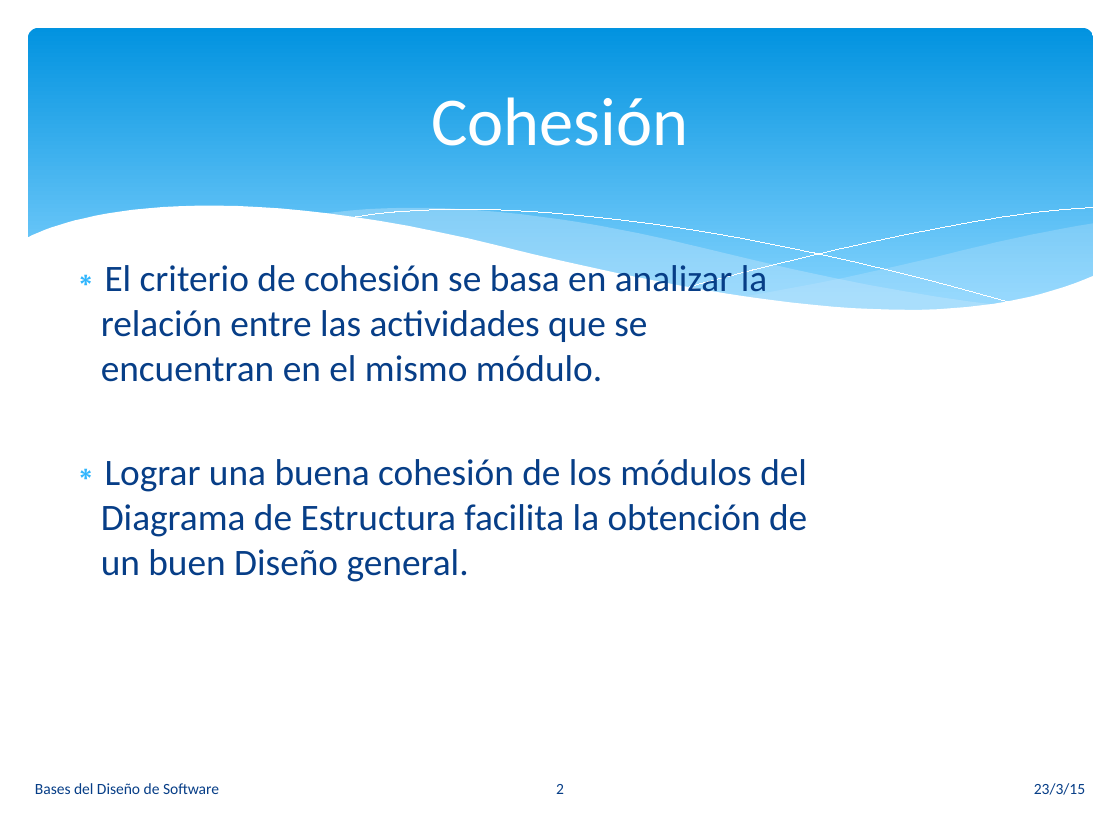
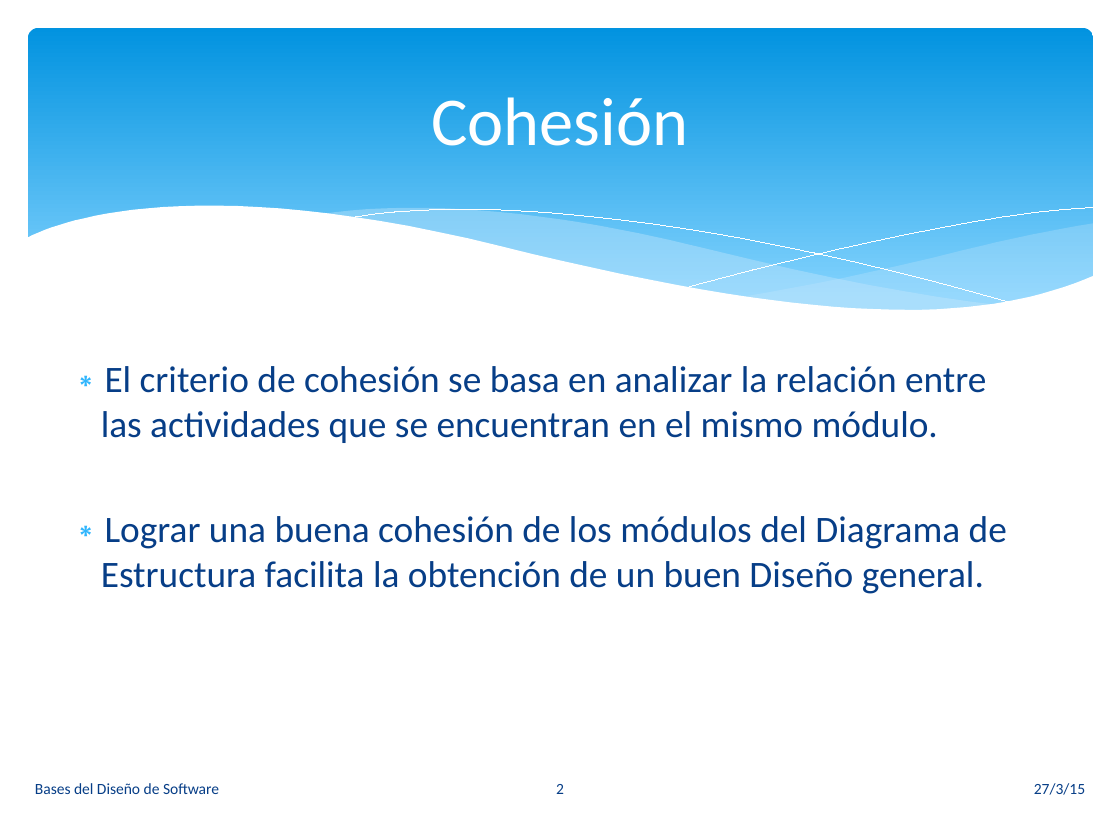
Before and after one commit to vvalotto/Base-Disenio-Software, a slide deck: slide 2 of 02. Criterios Básicos del Diseño.pptx. Drawn at 1120x840 pixels with LibreOffice and Linux fonts; fonts in the diff are those of the drawing. Boxes give left, top, right and bottom in pixels: in the first picture for what was removed or moved away, otherwise in the second. Text is boxed around its words. In the diff, an @@ line names an element or a change of style, - is before the commit and + after.

```diff
--- a/02. Criterios Básicos del Diseño.pptx
+++ b/02. Criterios Básicos del Diseño.pptx
@@ text "El criterio de cohesión se ..." rewrapped from (101,260,807,582) to (101,366,1007,594) @@
@@ text at (1034,783,1085,795): text changed @@
-23/3/15
+27/3/15
```
Also in this commit, not shown: 38 other slides changed.
